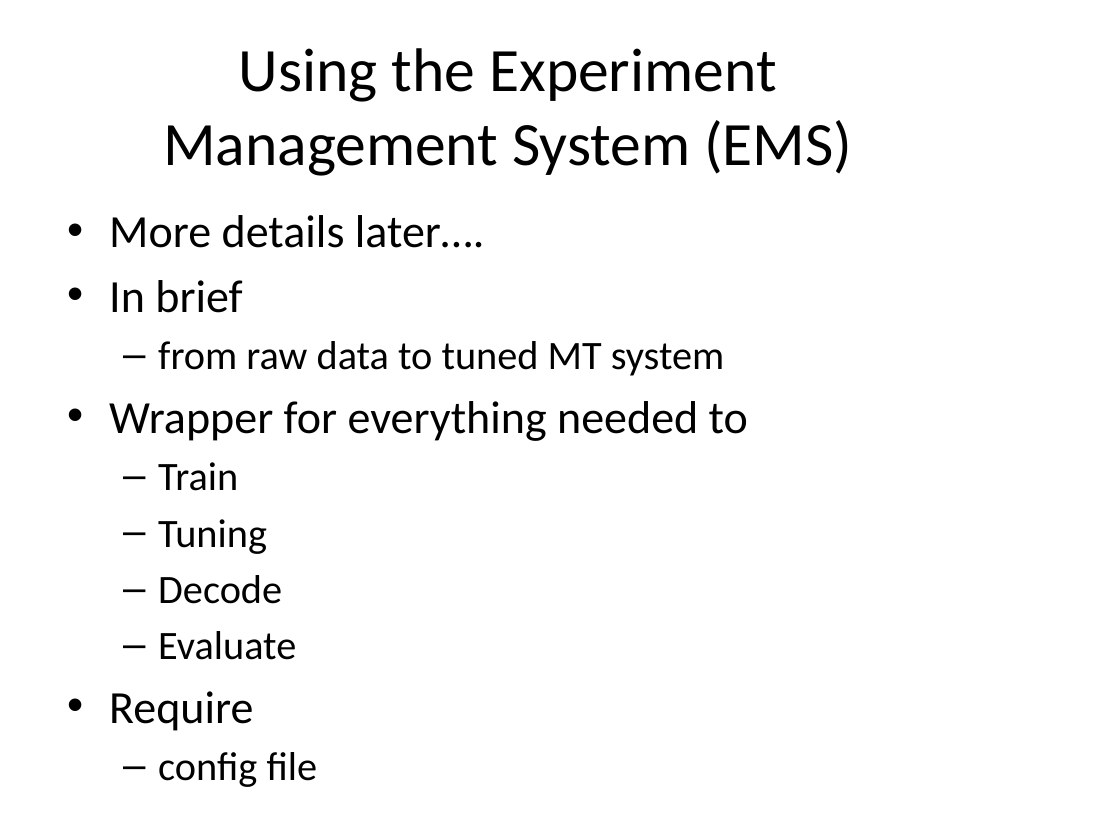
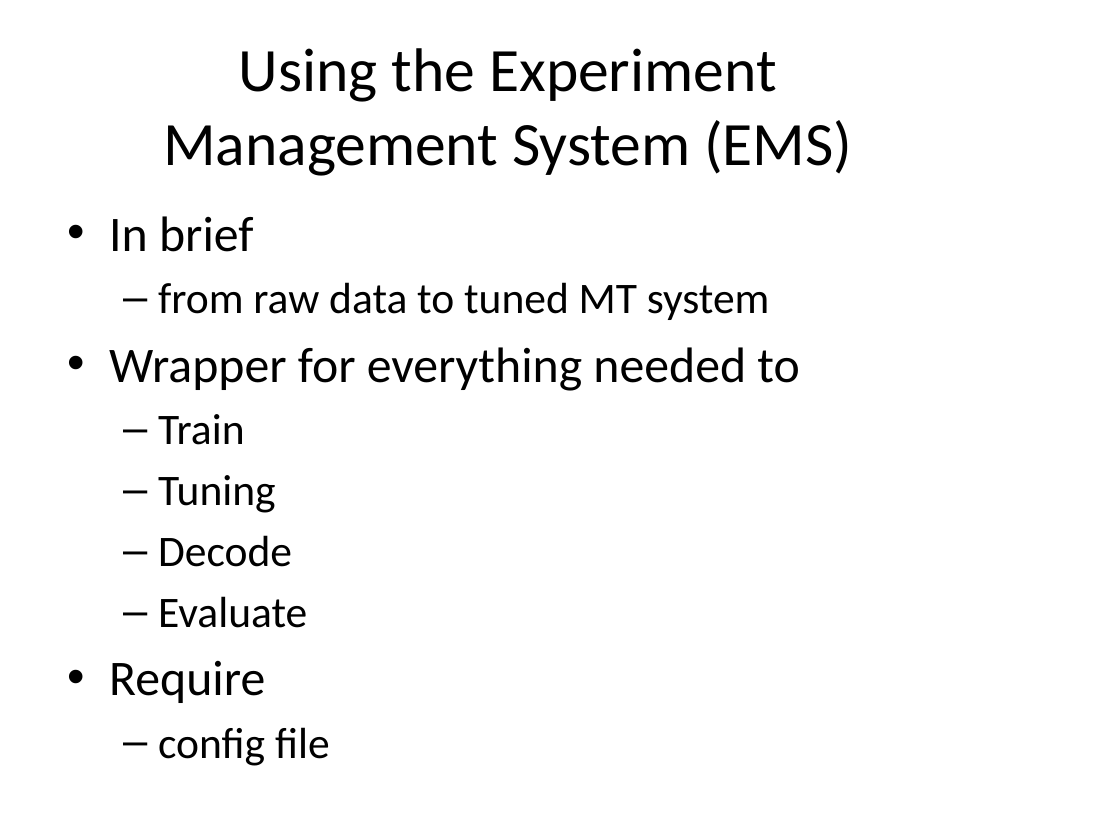
Before and after one commit to hieuhoang/papers, a slide deck: slide 3 of amta2012/hands-on.2012.pptx. Drawn at 1120x840 pixels with LibreOffice and Linux fonts; fonts in the diff are those of the drawing; background and template pictures are left out. Boxes give left, top, right and bottom in pixels: in the first picture for what was removed or moved away, otherwise in the second. Text is boxed around its words. In the diff, an @@ line names an element or a change of style, - is before the commit and + after.

```diff
--- a/amta2012/hands-on.2012.pptx
+++ b/amta2012/hands-on.2012.pptx
@@ text "In brief" at (x1=109, y1=216, x2=799, y2=766): size 29.6 to 32 pt in "In brief", "Wrapper for everything needed to", "Require"; size 25.9 to 28 pt in "from raw data to tuned MT system", "Train", "Tuning", "Decode" and 2 more places @@
@@ text at (x1=109, y1=215, x2=484, y2=248): paragraph removed @@
-• More details later….
```
Also in this commit, not shown: 2 other slides changed, 2 other files.
